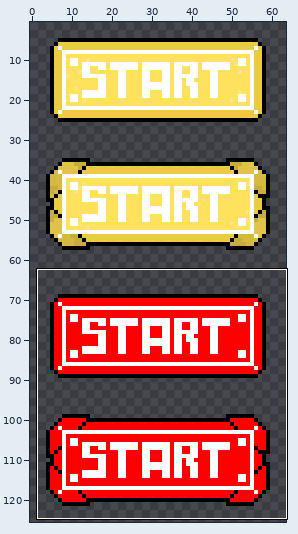
One commit to this sprite sheet: iti2024/uvlas/boton.png. The first picture is a wide view before the edit; the outline marks the close-up.
Close-up. Before the commit:
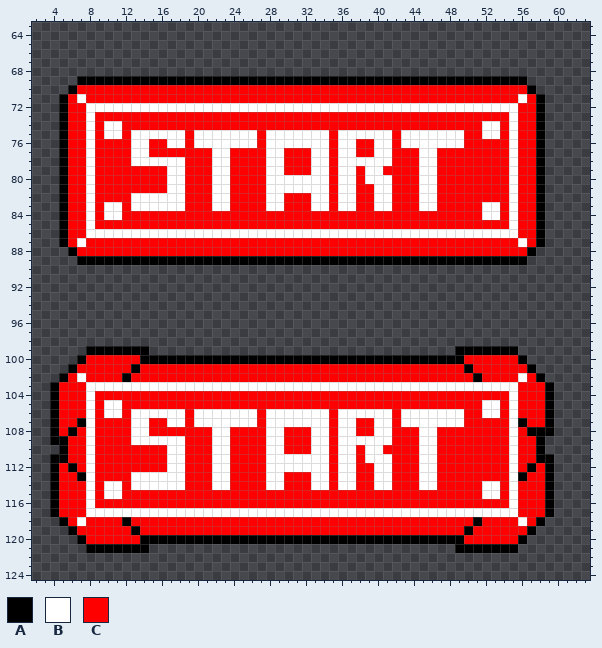
The file is 64x128 pixels. Colours within 5 levels of each other are drawn and written as one. Shown: x 2..63, y 63..124. The wide view leaves out empty margins.
Palette (. is transparent): A #000000  B #ffffff  C #ff0000
Pixels before (only the part around the change), first column x 2:
 64 .............................................................
 65 .............................................................
 66 .............................................................
 67 .............................................................
 68 .............................................................
 69 .....AAAAAAAAAAAAAAAAAAAAAAAAAAAAAAAAAAAAAAAAAAAAAAAAAA......
 70 ....ACCCCCCCCCCCCCCCCCCCCCCCCCCCCCCCCCCCCCCCCCCCCCCCCCCA.....
 71 ...ACBCCCCCCCCCCCCCCCCCCCCCCCCCCCCCCCCCCCCCCCCCCCCCCCCBCA....
 72 ...ACCBBBBBBBBBBBBBBBBBBBBBBBBBBBBBBBBBBBBBBBBBBBBBBBBCCA....
 73 ...ACCBCCCCCCCCCCCCCCCCCCCCCCCCCCCCCCCCCCCCCCCCCCCCCCBCCA....
 74 ...ACCBCBBCCCCCCCCCCCCCCCCCCCCCCCCCCCCCCCCCCCCCCCCBBCBCCA....
 75 ...ACCBCBBCBBBBBBCBBBBBBBCBBBBBBBCBBBBBBCBBBBBBBCCBBCBCCA....
 76 ...ACCBCCCCBBCCBBCBBBBBBBCBBBBBBBCBBCCBBCBBBBBBBCCCCCBCCA....
 77 ...ACCBCCCCBBCCCCCCCBBCCCCBBCCCBBCBBCCBBCCCBBCCCCCCCCBCCA....
 78 ...ACCBCCCCBBBBBBCCCBBCCCCBBCCCBBCBBBBBBCCCBBCCCCCCCCBCCA....
 79 ...ACCBCCCCCCCCBBCCCBBCCCCBBCCCBBCBBCBBCCCCBBCCCCCCCCBCCA....
 80 ...ACCBCCCCCCCCBBCCCBBCCCCBBBBBBBCBBCBBBCCCBBCCCCCCCCBCCA....
 81 ...ACCBCCCCCCCCBBCCCBBCCCCBBBBBBBCBBCCBBCCCBBCCCCCCCCBCCA....
 82 ...ACCBCCCCBBBBBBCCCBBCCCCBBCCCBBCBBCCBBCCCBBCCCCCCCCBCCA....
 83 ...ACCBCBBCBBBBBBCCCBBCCCCBBCCCBBCBBCCBBCCCBBCCCCCBBCBCCA....
 84 ...ACCBCBBCCCCCCCCCCCCCCCCCCCCCCCCCCCCCCCCCCCCCCCCBBCBCCA....
 85 ...ACCBCCCCCCCCCCCCCCCCCCCCCCCCCCCCCCCCCCCCCCCCCCCCCCBCCA....
 86 ...ACCBBBBBBBBBBBBBBBBBBBBBBBBBBBBBBBBBBBBBBBBBBBBBBBBCCA....
 87 ...ACBCCCCCCCCCCCCCCCCCCCCCCCCCCCCCCCCCCCCCCCCCCCCCCCCBCA....
 88 ....ACCCCCCCCCCCCCCCCCCCCCCCCCCCCCCCCCCCCCCCCCCCCCCCCCCA.....
 89 .....AAAAAAAAAAAAAAAAAAAAAAAAAAAAAAAAAAAAAAAAAAAAAAAAAA......
 90 .............................................................
 91 .............................................................
 92 .............................................................
 93 .............................................................
 94 .............................................................
 95 .............................................................
 96 .............................................................
 97 .............................................................
 98 .............................................................
 99 ......AAAAAAA..................................AAAAAAA.......
100 .....ACCCCCCAAAAAAAAAAAAAAAAAAAAAAAAAAAAAAAAAAAACCCCCCA......
101 ....ACCCCCCACCCCCCCCCCCCCCCCCCCCCCCCCCCCCCCCCCCCACCCCCCA.....
102 ...ACBCCCCACCCCCCCCCCCCCCCCCCCCCCCCCCCCCCCCCCCCCCACCCCBCA....
103 ..ACCCBBBBBBBBBBBBBBBBBBBBBBBBBBBBBBBBBBBBBBBBBBBBBBBBCCCA...
104 ..ACCCBCCCCCCCCCCCCCCCCCCCCCCCCCCCCCCCCCCCCCCCCCCCCCCBCCCA...
105 ..ACCCBCBBCCCCCCCCCCCCCCCCCCCCCCCCCCCCCCCCCCCCCCCCBBCBCCCA...
106 ..ACCCBCBBCBBBBBBCBBBBBBBCBBBBBBBCBBBBBBCBBBBBBBCCBBCBCCCA...
107 ..ACCABCCCCBBCCBBCBBBBBBBCBBBBBBBCBBCCBBCBBBBBBBCCCCCBACCA...
108 ..ACACBCCCCBBCCCCCCCBBCCCCBBCCCBBCBBCCBBCCCBBCCCCCCCCBCAAA...
109 ..AACCBCCCCBBBBBBCCCBBCCCCBBCCCBBCBBBBBBCCCBBCCCCCCCCBCCA....
110 ...ACCBCCCCCCCCBBCCCBBCCCCBBCCCBBCBBCBBCCCCBBCCCCCCCCBCCA....
111 ..AACCBCCCCCCCCBBCCCBBCCCCBBBBBBBCBBCBBBCCCBBCCCCCCCCBCCAA...
112 ..ACACBCCCCCCCCBBCCCBBCCCCBBBBBBBCBBCCBBCCCBBCCCCCCCCBCACA...
113 ..ACCABCCCCBBBBBBCCCBBCCCCBBCCCBBCBBCCBBCCCBBCCCCCCCCBACCA...
114 ..ACCCBCBBCBBBBBBCCCBBCCCCBBCCCBBCBBCCBBCCCBBCCCCCBBCBCCCA...
115 ..ACCCBCBBCCCCCCCCCCCCCCCCCCCCCCCCCCCCCCCCCCCCCCCCBBCBCCCA...
116 ..ACCCBCCCCCCCCCCCCCCCCCCCCCCCCCCCCCCCCCCCCCCCCCCCCCCBCCCA...
117 ..ACCCBBBBBBBBBBBBBBBBBBBBBBBBBBBBBBBBBBBBBBBBBBBBBBBBCCCA...
118 ...ACBCCCCACCCCCCCCCCCCCCCCCCCCCCCCCCCCCCCCCCCCCCACCCCBCA....
119 ....ACCCCCCACCCCCCCCCCCCCCCCCCCCCCCCCCCCCCCCCCCCACCCCCCA.....
120 .....ACCCCCCAAAAAAAAAAAAAAAAAAAAAAAAAAAAAAAAAAAACCCCCCA......
121 ......AAAAAAA..................................AAAAAAA.......
122 .............................................................
123 .............................................................
124 .............................................................
After:
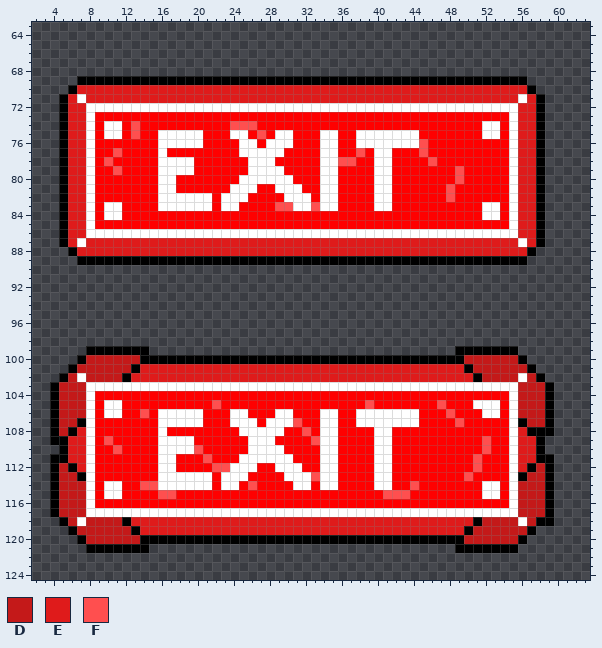
Colours new in this view: D #c41919  E #df1b1b  F #ff4f4f
The exact change:
Changed rows in their new state; - is an unchanged pixel.
first column x 6:
 70 -EEEEEEEEEEEEEEEEEEEEEEEEEEEEEEEEEEEEEEEEEEEEEEEEEE-
 71 E-EEEEEEEEEEEEEEEEEEEEEEEEEEEEEEEEEEEEEEEEEEEEEEEE-E
 72 EE------------------------------------------------EE
 73 EE------------------------------------------------EE
 74 EE-----F----------FFF-----------------------------EE
 75 EE-----FCC---B-CCC--CFC--CCC-BCC----B--CCCCC------EE
 76 EE-----CC-B--B-CCCC------CCC-BCCBB--B--FCCCC------EE
 77 EE---F-CC-B-----CC-BBB-----C-BCCF------FC---------EE
 78 EE--F--CCC---B--CC--BB-C---C-BFFCC-----CF---------EE
 79 EE---F----B--B--CC--BB-----C-BCC-C-B---CC--F------EE
 80 EE--------B-C---CC-BBB---CCC-BCC-C-----CC--F------EE
 81 EE--------B-C---CCBBB-C---CC-BCC-------CC-F-------EE
 82 EE-----CCC---BBBC-BB--CCBBBC-BCC-------CC-F-------EE
 83 EE-----CCC---BBBC-B---CFFBBF-BCC-------CC---------EE
 84 EE------------------------------------------------EE
 85 EE------------------------------------------------EE
 86 EE------------------------------------------------EE
 87 E-EEEEEEEEEEEEEEEEEEEEEEEEEEEEEEEEEEEEEEEEEEEEEEEE-E
 88 -EEEEEEEEEEEEEEEEEEEEEEEEEEEEEEEEEEEEEEEEEEEEEEEEEE-
first column x 5:
100 ---DDDDDD------------------------------------DDDDDD----
101 --DDDDDD-EEEEEEEEEEEEEEEEEEEEEEEEEEEEEEEEEEEE-DDDDDD---
102 -D-DDDD-EEEEEEEEEEEEEEEEEEEEEEEEEEEEEEEEEEEEEE-DDDD-D--
103 DDD------------------------------------------------DDD-
104 DDD------------------------------------------------DDD-
105 DDD--------------F----------------F-------F---B----DDD-
106 DDD-----CFC---B-CCC--C-C--CCC-BCC----B--CCCFC------DDD-
107 DD------CC-B--B-CCC-------FCC-BCCBB--B--CCCCF-------DD-
108 D-E-----CC-B-----CC-BBB----FC-BCC-------CC---------E---
109 -EE--F--CCC---B--CC--BB-C---F-BCCCC-----CC-----F---EE--
110 -EE---F----B--BF-CC--BB-----C-BCC-C-B---CC-----F---EE--
111 -EE--------B-C--FCC-BBB---CCC-BCC-C-----CC----F----EE--
112 D-E--------B-C---FFBBB-C---CC-BCC-------CC----F----E-D-
113 DD------CCC---BBBC-BB--CCBBBF-BCC-------CC---F------DD-
114 DDD-----CFF---BBBC-B-F-CC-BBC-BCC------FCC---------DDD-
115 DDD--------FF-----------------------FFF------------DDD-
116 DDD------------------------------------------------DDD-
117 DDD------------------------------------------------DDD-
118 -D-DDDD-EEEEEEEEEEEEEEEEEEEEEEEEEEEEEEEEEEEEEE-DDDD-D-A
119 --DDDDDD-EEEEEEEEEEEEEEEEEEEEEEEEEEEEEEEEEEEE-DDDDDD---
120 ---DDDDDD------------------------------------DDDDDD----
Where, in picture pixels (left, top, right, bottom), the same in both close-ups:
changed: (68, 85, 536, 256)
changed: (59, 355, 554, 544)
